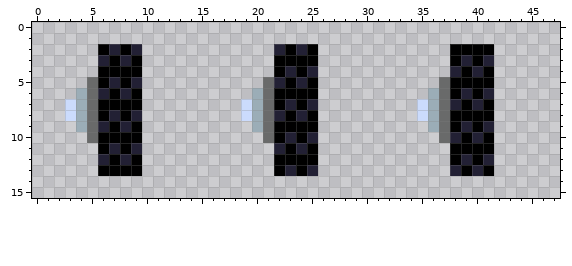
Two states of a pixel-art sprite, Sprites/Tire.png. Above: the version before the commit.
The file is 48x16 pixels.
The same view after the edit:
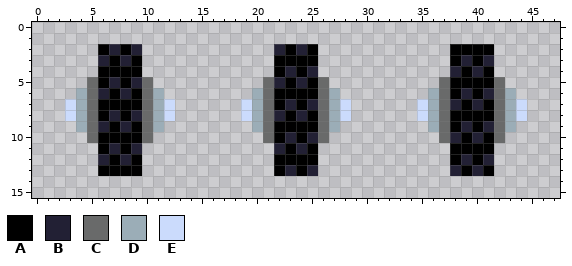
Palette (. is transparent): A #000000  B #222034  C #696a6a  D #9badb7  E #cbdbfc
Diff:
{"y":5,"x":10,"old":".","new":"C"}
{"y":5,"x":26,"old":".","new":"C"}
{"y":5,"x":42,"old":".","new":"C"}
{"y":6,"x":10,"old":"..","new":"CD"}
{"y":6,"x":26,"old":"..","new":"CD"}
{"y":6,"x":42,"old":"..","new":"CD"}
{"y":7,"x":10,"old":"...","new":"CDE"}
{"y":7,"x":26,"old":"...","new":"CDE"}
{"y":7,"x":42,"old":"...","new":"CDE"}
{"y":8,"x":10,"old":"...","new":"CDE"}
{"y":8,"x":26,"old":"...","new":"CDE"}
{"y":8,"x":42,"old":"...","new":"CDE"}
{"y":9,"x":10,"old":"..","new":"CD"}
{"y":9,"x":26,"old":"..","new":"CD"}
{"y":9,"x":42,"old":"..","new":"CD"}
{"y":10,"x":10,"old":".","new":"C"}
{"y":10,"x":26,"old":".","new":"C"}
{"y":10,"x":42,"old":".","new":"C"}
{"label":"added","picture_box":[142,77,175,143]}
{"label":"added","picture_box":[318,77,351,143]}
{"label":"added","picture_box":[494,77,527,143]}
